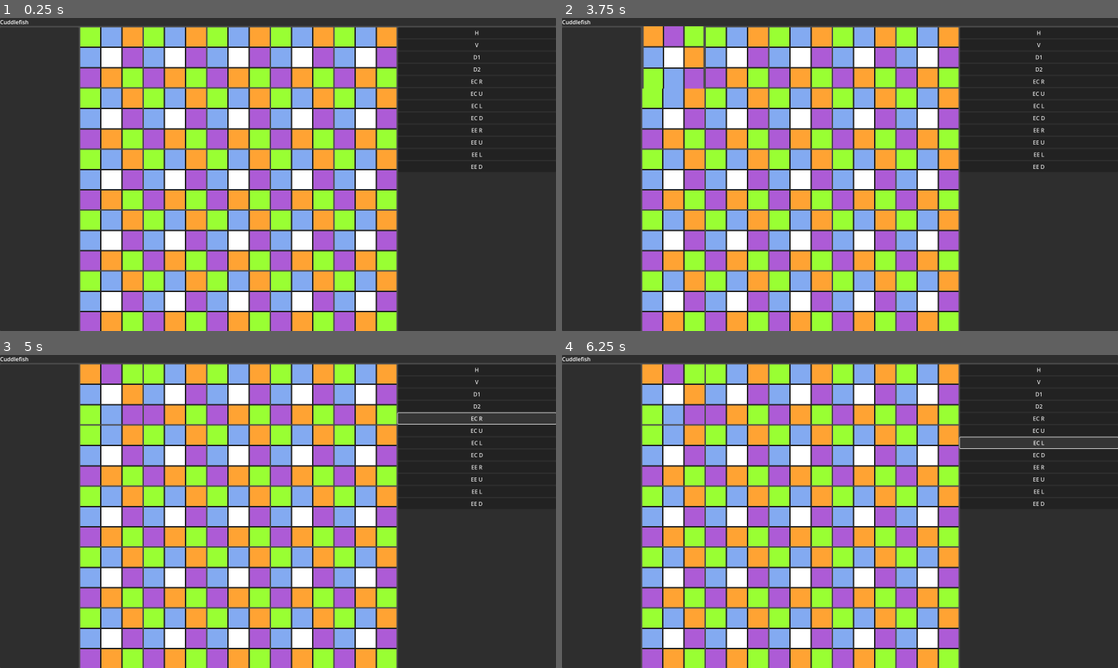
Above: before the commit, frames 1-4 (two rows, left to right).
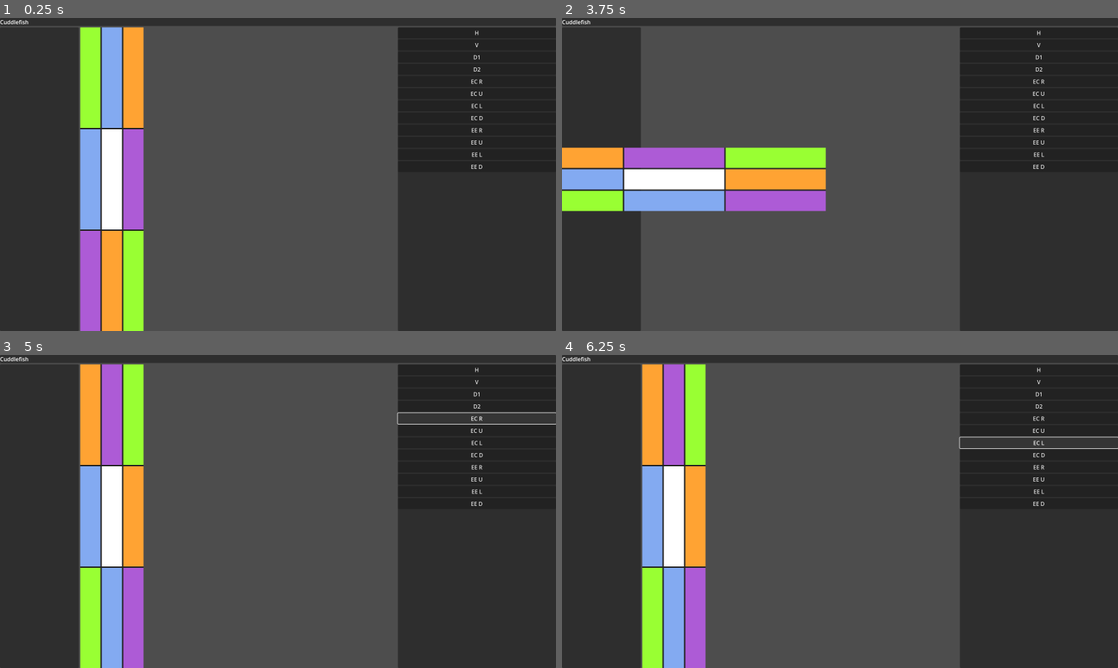
Above: after the commit, the same moments.

Repository: dtersegno/cuddlefish
Game: Godot game, scene res://CuddlefishGame.tscn
The game is run twice, just before and just after one commit, with the same random seed, the same clock (stepped at 60 frames per second) and the same inputs. The project has no main scene, so this scene is started directly.
Inputs (mouse positions are in pixels of both pictures, inside the frame that each line leads up to):
- Up to frame 1 (0.25 s): no input
- Up to frame 2 (3.75 s): click "H" at 0.5 s; click "V" at 1.25 s; click "D1" at 2 s; click "D2" at 2.75 s; click (673, 58) at 3.52 s
- Up to frame 3 (5 s): click "EC R" at 4.25 s
- Up to frame 4 (6.25 s): click "EC U" at 5 s; click "EC L" at 5.75 s

The runs differ from the first frame. In frame 1, 51% of the frame differs, in the area x 14-72%, y 2-100%; in frame 2, 56%, in the area x 0-72%, y 2-100%; in frame 3, 52%; in frame 4, 52%.
Error after the commit: Parse Error: Identifier "cuddleA" not declared in the current scope. (res://grid.gd:165)

Commit message:
comparisons

Diff:
--- a/cuddlefish-gd/grid.gd
+++ b/cuddlefish-gd/grid.gd
@@ -43,20 +43,130 @@
 	"EC_D": [7,5], #lower right to lower left
 }
 
-var squares_to_compare_25 = {
+#points to pairs of squares in a 5x5 grid,
+# [[0..4],[5..9],[10..14],[14..19],[20..24]]
+#that the given comparison is applied
+var compare_these_cuddlers_25 = {
 	"V":[
 		[0,5],[1,6],[2,7],[3,8],[4,9],
 		[5,10],[6,11],[7,12],[8,13],[9,14],
 		[10,15],[11,16],[12,17],[13,18],[14,19],
 		[15,20],[16,21],[17,22],[18,23],[19,24]
+	],
+	"H":[
+		[0, 1],
+ 		[1, 2],
+		[2, 3],
+		[3, 4],
+		[5, 6],
+		[6, 7],
+		[7, 8],
+		[8, 9],
+		[10, 11],
+		[11, 12],
+		[12, 13],
+		[13, 14],
+		[15, 16],
+		[16, 17],
+		[17, 18],
+		[18, 19],
+		[20, 21],
+		[21, 22],
+		[22, 23],
+		[23, 24]
+	],
+	"D1":[[0, 6],
+		 [1, 7],
+		 [2, 8],
+		 [3, 9],
+		 [5, 11],
+		 [6, 12],
+		 [7, 13],
+		 [8, 14],
+		 [10, 16],
+		 [11, 17],
+		 [12, 18],
+		 [13, 19],
+		 [15, 21],
+		 [16, 22],
+		 [17, 23],
+		 [18, 24]],
+	"D2":[
+		[1, 5],
+		 [2, 6],
+		 [3, 7],
+		 [4, 8],
+		 [6, 10],
+		 [7, 11],
+		 [8, 12],
+		 [9, 13],
+		 [11, 15],
+		 [12, 16],
+		 [13, 17],
+		 [14, 18],
+		 [16, 20],
+		 [17, 21],
+		 [18, 22],
+		 [19, 23]
+		],
+	"EC_R":[
+		[4,9],
+		[9,14],
+		[14,19],
+		[19,24]
+	],
+	"EC_U":[
+		[0,1],
+		[1,2],
+		[2,3],
+		[3,4]
+	],
+	"EC_L":[
+		[0,5],
+		[5,10],
+		[10,15],
+		[15,20]
+	],
+	"EC_D":[
+		[20, 21],
+		[21, 22],
+		[22, 23],
+		[23, 24]
 	]
 }
 
+#take two squares and a type of comparison.
+#return the result of the comparison.
+#ex
+#cuddle_compare(<cuddler A>,<cuddler B>, "V")
+#compares cuddler A's square 6 to cuddler B's square 2.
+
 func cuddle_compare(cuddler1, cuddler2, comparison):
-	var indices = comparisons[comparison]
-	var color1 = cuddler1.edge_blocks[indices[0]].color
-	var color2 = cuddler2.edge_blocks[indices[1]].color
+	var square_indices = comparisons[comparison]
+	var color1 = cuddler1.edge_blocks[square_indices[0]].color
+	var color2 = cuddler2.edge_blocks[square_indices[1]].color
 	return color1 == color2
+
+func compare_all_cuddlers():
+	var result = {}
+	for comparison in comparisons:
+		var comparison_result = []
+		var cuddlers_to_compare = compare_these_cuddlers_25[comparison]
+		for cuddler_pair in cuddlers_to_compare:
+			var cuddlerA = cuddler_pair[0]
+			var cuddlerB = cuddler_pair[1]
+			var square_pair = comparisons[comparison]
+			var square1 = square_pair[0]
+			var square2 = square_pair[1]
+			comparison_result.append(
+				[
+					square_pair,
+					cuddle_compare(
+						cuddleA,
+						cuddlerB,
+					)
+				]
+		)
 
 func compare_all():
 	for cuddler1 in self.get_children():
Not shown, added: notebooks/.ipynb_checkpoints/1_padlocks-checkpoint.ipynb
Not shown, added: notebooks/.ipynb_checkpoints/2_comparisons-checkpoint.ipynb
Not shown, added: notebooks/1_padlocks.ipynb
Not shown, added: notebooks/2_comparisons.ipynb
